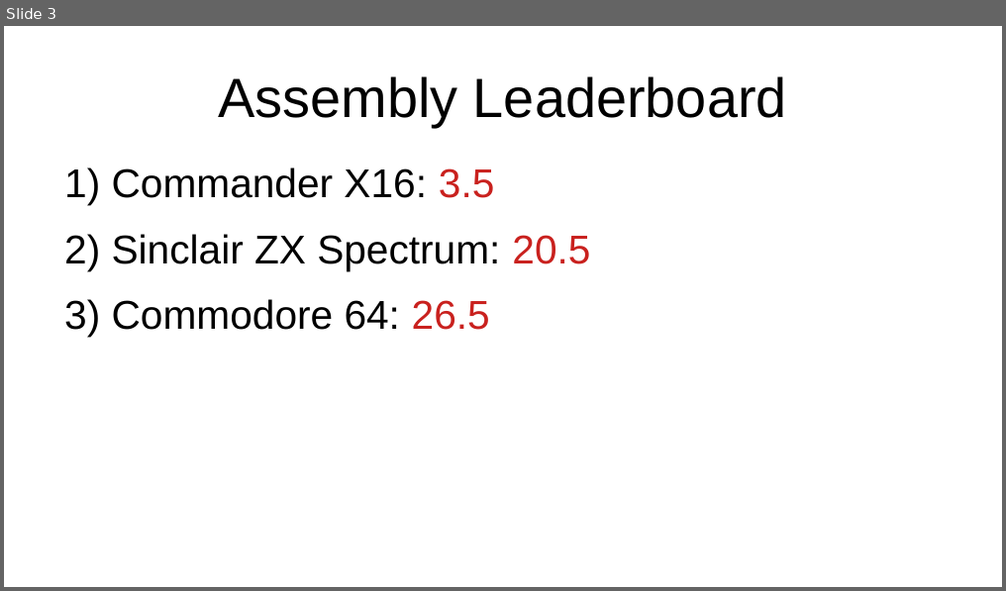
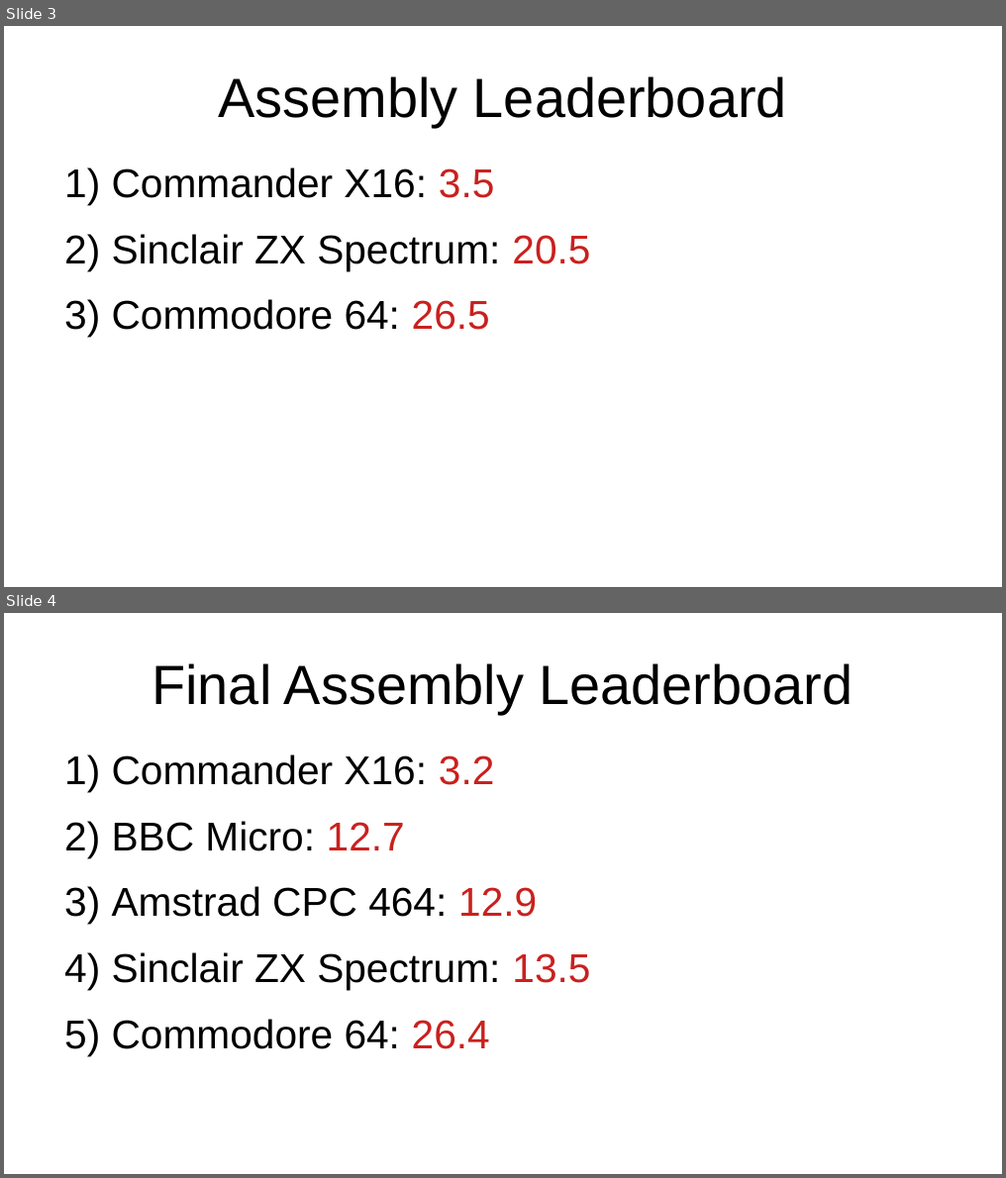
Before and after one commit to SlithyMatt/multi-mandlebrot, a slide deck: slides/slithyvlogs17.odp. Shown one above the other, each under a label of ours: slide 3 before the commit, slides 3 and 4 after it. The pictures are 1006x591 and 1006x1178 pixels, drawn with LibreOffice and Linux fonts; fonts in the diff are those of the drawing. Boxes give left, top, right and bottom in pixels: in the first picture for what was removed or moved away, otherwise in the second. Text is boxed around its words. In the diff, an @@ line names an element or a change of style, - is before the commit and + after.

Commit message:
added final assembly leaderboard

```diff
--- a/slides/slithyvlogs17.odp
+++ b/slides/slithyvlogs17.odp
@@ slide 4 added at (4, 613, 1002, 1174), background #FFFFFF @@
@@ title added at (152, 663, 853, 714), 44 pt, text #000000 @@
+Final Assembly Leaderboard
@@ text added at (64, 755, 590, 1050), 32 pt, text #000000 @@
+1) Commander X16: 3.2
+2) BBC Micro: 12.7
+3) Amstrad CPC 464: 12.9
+4) Sinclair ZX Spectrum: 13.5
+5) Commodore 64: 26.4
```
